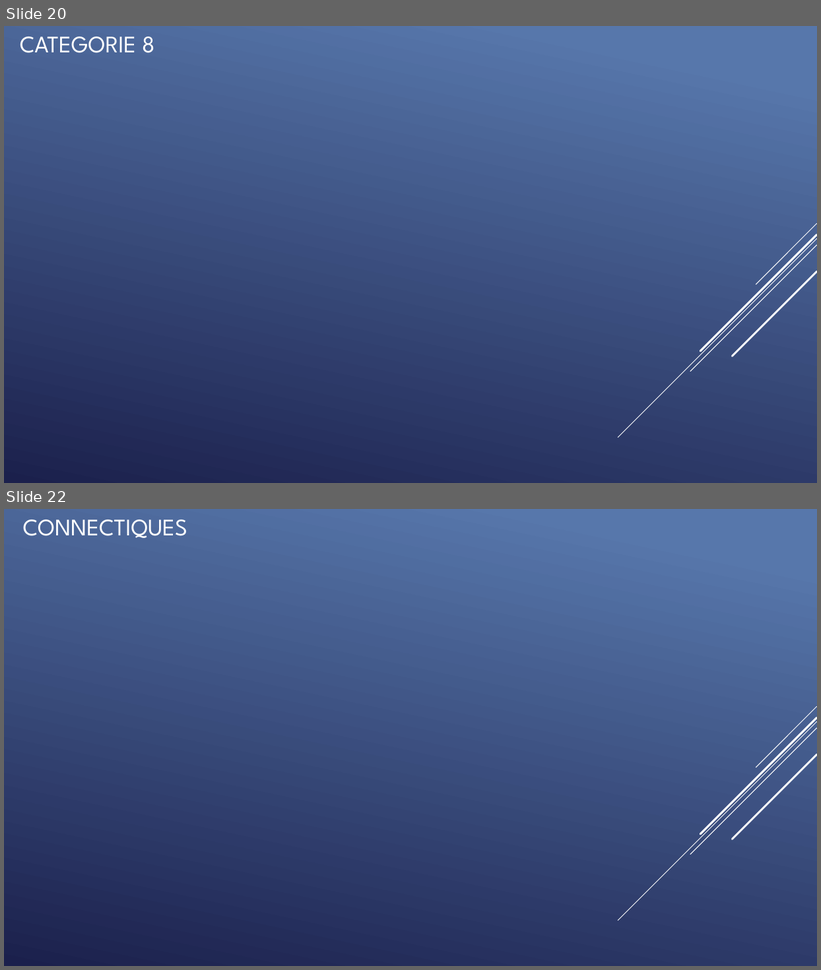
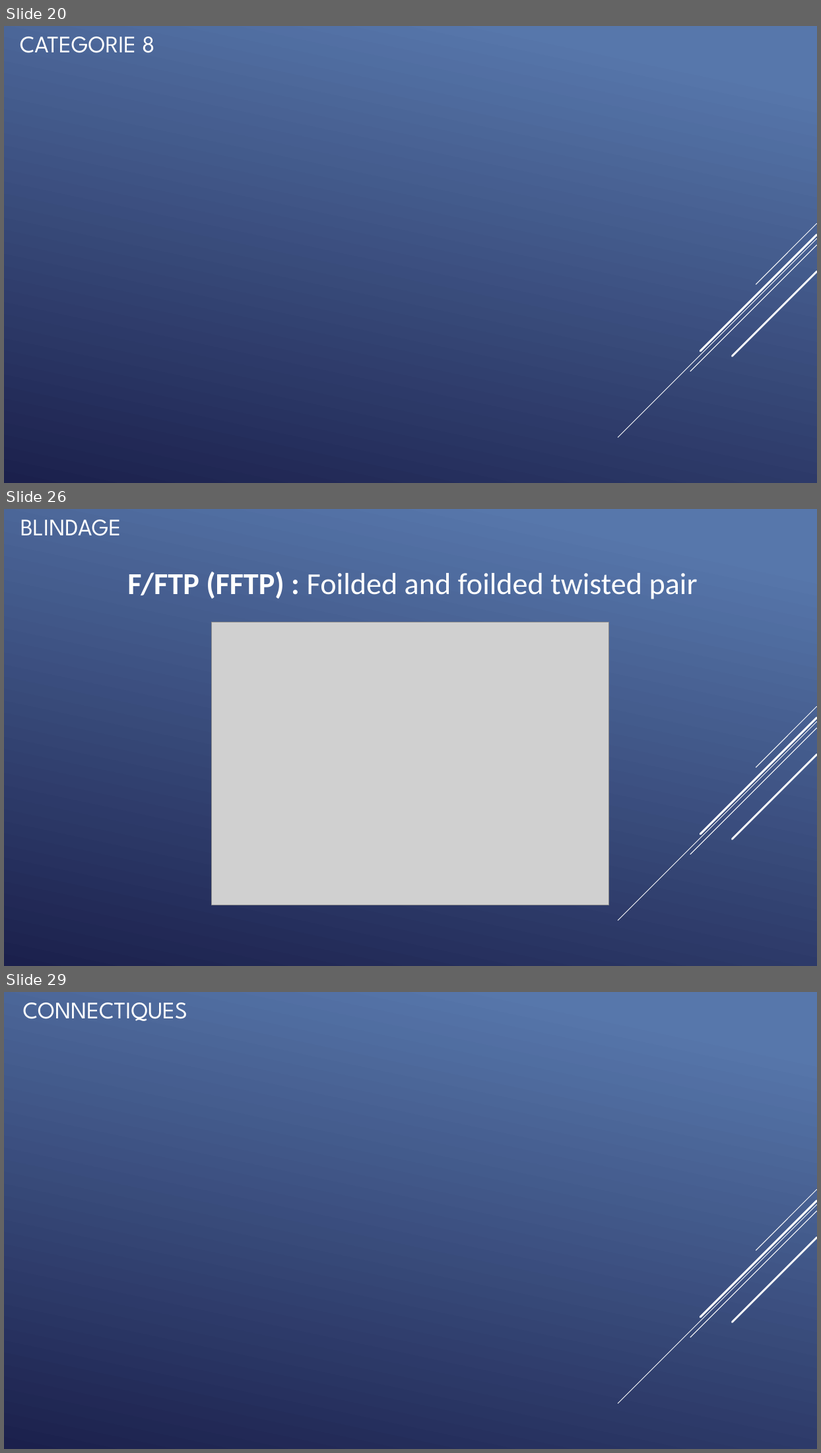
Before and after one commit to QuentinKrg/M214-Ethernet, a slide deck: Module 214 - Fabrication_Ethernet.pptx. Shown one above the other, each under a label of ours: slides 20 and 22 before the commit, slides 20, 26 and 29 after it; the slides between them are not shown. The pictures are 821x970 and 821x1453 pixels, drawn with LibreOffice and Linux fonts; fonts in the diff are those of the drawing; grey boxes stand for pictures. Boxes give left, top, right and bottom in pixels: in the first picture for what was removed or moved away, otherwise in the second. Text is boxed around its words. In the diff, an @@ line names an element or a change of style, - is before the commit and + after.

Commit message:
blindage pp

```diff
--- a/Module 214 - Fabrication_Ethernet.pptx
+++ b/Module 214 - Fabrication_Ethernet.pptx
@@ slide 26 added at (x1=4, y1=509, x2=817, y2=966), background gradient #5877AB to #1C204D; not listed: 5 template elements that a slide beside it also shows @@
@@ text added at (x1=20, y1=520, x2=121, y2=536), 28 pt, text #FFFFFF @@
+BLINDAGE
@@ text added at (x1=127, y1=572, x2=698, y2=599), 36 pt, text #FFFFFF @@
+F/FTP (FFTP) : Foilded and foilded twisted pair
@@ picture added at (x1=212, y1=623, x2=609, y2=906) @@
@@ what was slide 22 is now slide 29 @@
```
Also in this commit, not shown: 1 slide changed, 6 other slides added, 1 other file.
